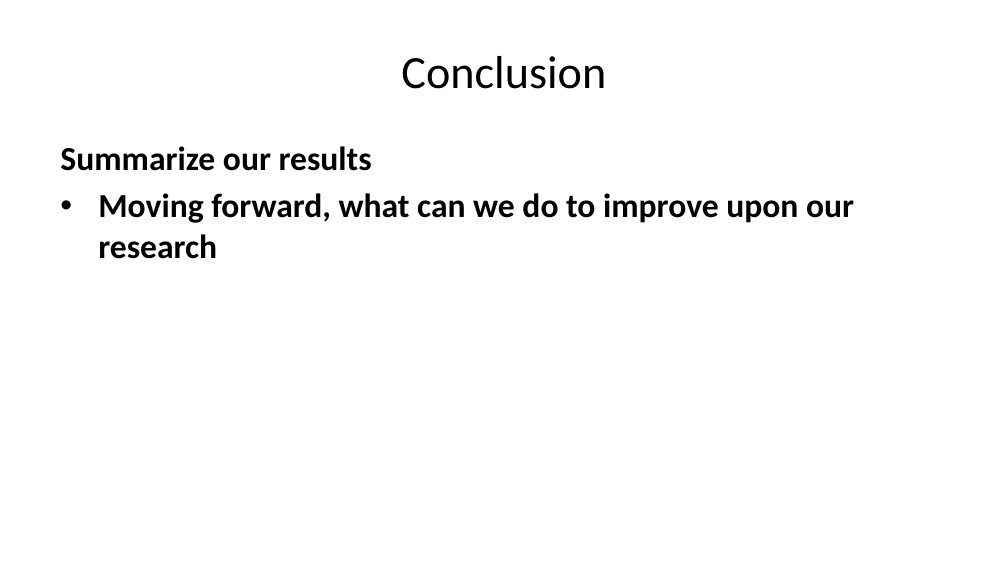
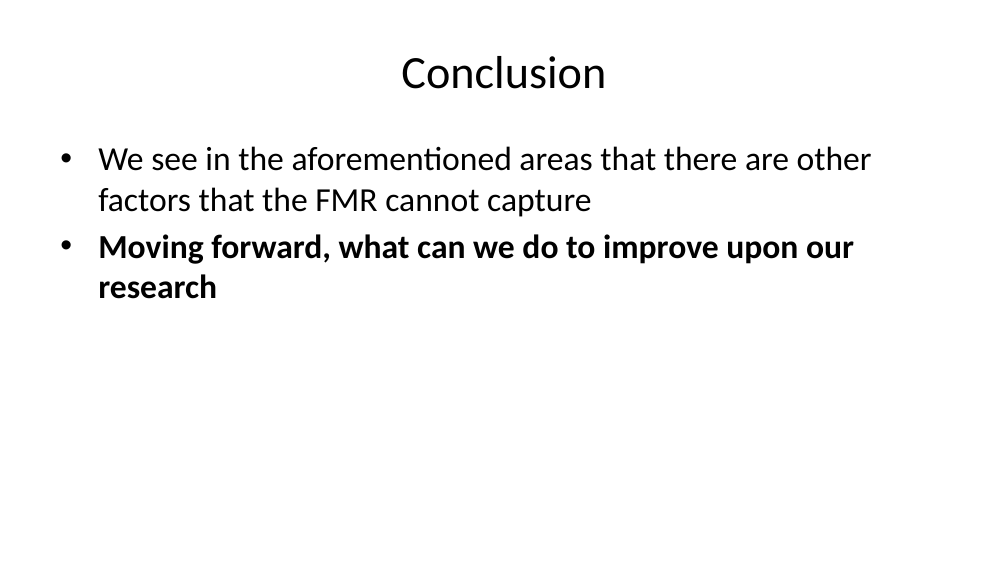
Before and after one commit to dylpickle123780/STAT489_Research_Project, a slide deck: slide 8 of presentation/final-presentation.pptx (slide 6 before the commit). Drawn at 1008x567 pixels with LibreOffice and Linux fonts; fonts in the diff are those of the drawing. Boxes give left, top, right and bottom in pixels: in the first picture for what was removed or moved away, otherwise in the second. Text is boxed around its words. In the diff, an @@ line names an element or a change of style, - is before the commit and + after.

```diff
--- a/presentation/final-presentation.pptx
+++ b/presentation/final-presentation.pptx
@@ text at (x1=98, y1=146, x2=872, y2=217): text changed; bold off @@
-Summarize our results
+• We see in the aforementioned areas that there are other factors that the FMR cannot capture
```
Also in this commit, not shown: 3 other slides changed, 2 slides added.
